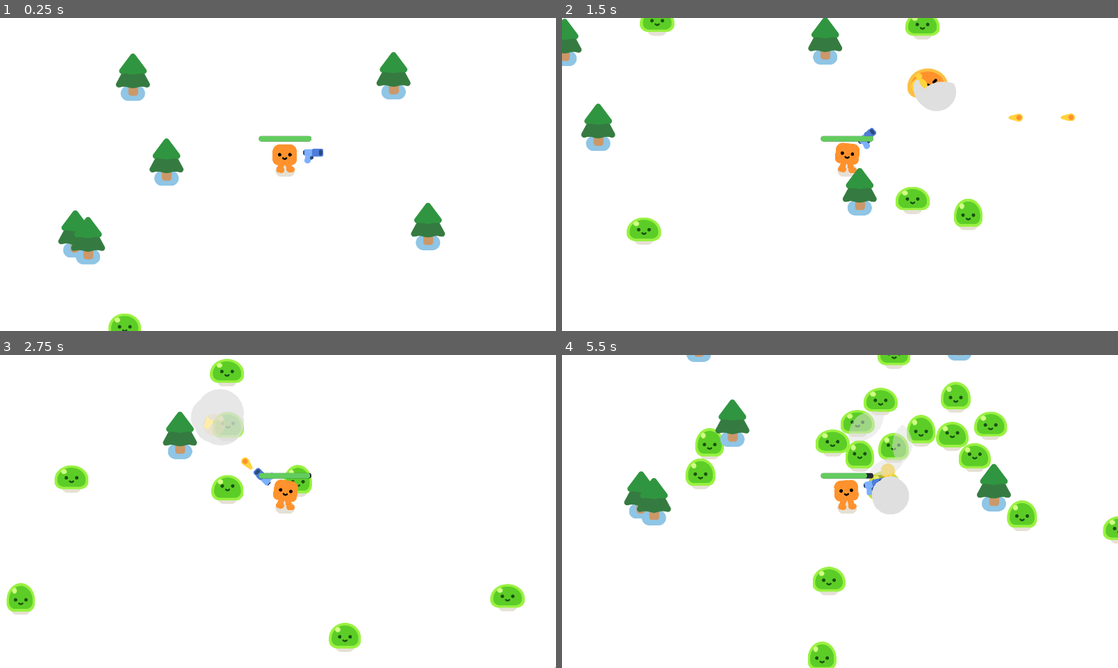
Above: before the commit, frames 1-4 (two rows, left to right).
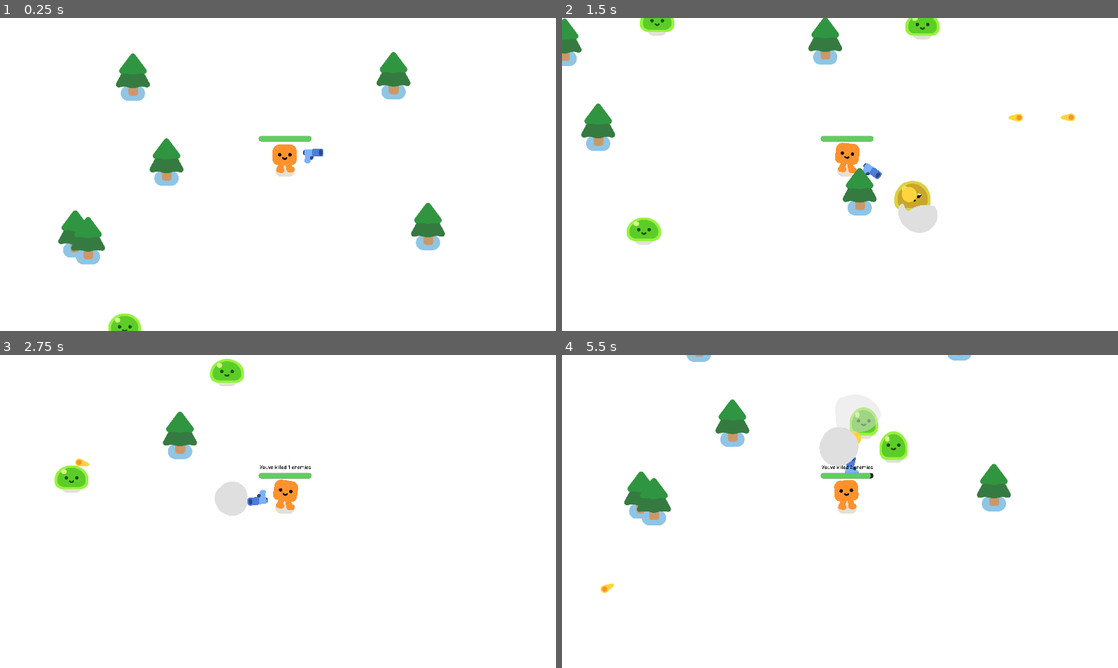
Above: after the commit, the same moments.

Repository: gari199/Godot-SurvivalGame2
Game: Godot game, scene res://scenes/game.tscn
Two runs of this game, one before a commit and one after it. Both use one fixed random seed, a clock stepped at 60 frames per second and the inputs below.
Inputs:
- Up to frame 1 (0.25 s): no input
- Up to frame 2 (1.5 s): hold D (move_right) 0.53-1.28 s; hold S (move_down) from 1.28 s (still down)
- Up to frame 3 (2.75 s): release S (move_down) at 2.03 s; hold D (move_right) from 2.03 s (still down)
- Up to frame 4 (5.5 s): release D (move_right) at 2.78 s; hold W (move_up) 2.78-3.53 s; hold A (move_left) 3.53-5.03 s; hold S (move_down) from 5.03 s (still down)

The runs differ from the first frame. In frame 1, less than 0.1% of the frame differs, in the area x 10-80%, y 10-99%; in frame 2, 2.5%; in frame 3, 3.1%; in frame 4, 7.7%, in the area x 6-100%, y 0-100%.

Commit message:
Juego terminado v2: win screen

Diff:
--- a/project.godot
+++ b/project.godot
@@ -122,4 +122,5 @@
 
 [rendering]
 
+textures/canvas_textures/default_texture_filter=0
 renderer/rendering_method="gl_compatibility"
--- a/scenes/game.gd
+++ b/scenes/game.gd
@@ -22,3 +22,7 @@
 	%GameOverScreen.visible = true
 	#Pausamos!
 	get_tree().paused = true
+
+func _on_player_you_won() -> void:
+	%WinScreen.visible = true
+	get_tree().paused = true
--- a/scenes/game.tscn
+++ b/scenes/game.tscn
@@ -20,45 +20,6 @@
 [node name="ColorRect" type="ColorRect" parent="CanvasLayer"]
 offset_right = 1920.0
 offset_bottom = 1081.0
-
-[node name="Player" parent="." instance=ExtResource("1_fjwbn")]
-position = Vector2(986, 527)
-
-[node name="Camera2D" type="Camera2D" parent="Player"]
-position = Vector2(-25, 13)
-
-[node name="Path2D" type="Path2D" parent="Player"]
-position = Vector2(-986, -527)
-curve = SubResource("Curve2D_658ld")
-
-[node name="PathFollow2D" type="PathFollow2D" parent="Player/Path2D"]
-unique_name_in_owner = true
-position = Vector2(-166, -145)
-rotation = 0.00317603
-
-[node name="PineTrees" type="Node" parent="."]
-
-[node name="PineTree" parent="PineTrees" instance=ExtResource("2_s0kfs")]
-position = Vector2(261, 808)
-
-[node name="PineTree2" parent="PineTrees" instance=ExtResource("2_s0kfs")]
-position = Vector2(305, 831)
-
-[node name="PineTree3" parent="PineTrees" instance=ExtResource("2_s0kfs")]
-position = Vector2(1479, 782)
-
-[node name="PineTree4" parent="PineTrees" instance=ExtResource("2_s0kfs")]
-position = Vector2(460, 267)
-
-[node name="PineTree5" parent="PineTrees" instance=ExtResource("2_s0kfs")]
-position = Vector2(1360, 262)
-
-[node name="PineTree6" parent="PineTrees" instance=ExtResource("2_s0kfs")]
-position = Vector2(576, 560)
-
-[node name="Timer" type="Timer" parent="."]
-wait_time = 0.3
-autostart = true
 
 [node name="GameOverScreen" type="CanvasLayer" parent="."]
 unique_name_in_owner = true
@@ -90,5 +51,65 @@
 theme_override_font_sizes/font_size = 57
 text = "Game Over"
 
+[node name="WinScreen" type="CanvasLayer" parent="."]
+unique_name_in_owner = true
+visible = false
+
+[node name="ColorRect" type="ColorRect" parent="WinScreen"]
+offset_right = 1923.0
+offset_bottom = 1084.0
+color = Color(0.447059, 0.792157, 0.392157, 0.415686)
+
+[node name="Label" type="Label" parent="WinScreen/ColorRect"]
+layout_mode = 0
+offset_left = 729.0
+offset_top = 469.0
+offset_right = 1279.0
+offset_bottom = 566.0
+theme_override_colors/font_color = Color(0.927881, 0.396908, 0.641059, 1)
+theme_override_font_sizes/font_size = 71
+text = "YOU HAVE WON"
+horizontal_alignment = 1
+
+[node name="Player" parent="." instance=ExtResource("1_fjwbn")]
+position = Vector2(986, 527)
+
+[node name="Camera2D" type="Camera2D" parent="Player"]
+position = Vector2(-25, 13)
+
+[node name="Path2D" type="Path2D" parent="Player"]
+position = Vector2(-986, -527)
+curve = SubResource("Curve2D_658ld")
+
+[node name="PathFollow2D" type="PathFollow2D" parent="Player/Path2D"]
+unique_name_in_owner = true
+position = Vector2(-166, -145)
+rotation = 0.00317603
+
+[node name="Timer" type="Timer" parent="."]
+wait_time = 3.0
+autostart = true
+
+[node name="PineTrees" type="Node" parent="."]
+
+[node name="PineTree" parent="PineTrees" instance=ExtResource("2_s0kfs")]
+position = Vector2(261, 808)
+
+[node name="PineTree2" parent="PineTrees" instance=ExtResource("2_s0kfs")]
+position = Vector2(305, 831)
+
+[node name="PineTree3" parent="PineTrees" instance=ExtResource("2_s0kfs")]
+position = Vector2(1479, 782)
+
+[node name="PineTree4" parent="PineTrees" instance=ExtResource("2_s0kfs")]
+position = Vector2(460, 267)
+
+[node name="PineTree5" parent="PineTrees" instance=ExtResource("2_s0kfs")]
+position = Vector2(1360, 262)
+
+[node name="PineTree6" parent="PineTrees" instance=ExtResource("2_s0kfs")]
+position = Vector2(576, 560)
+
 [connection signal="health_depleted" from="Player" to="." method="_on_player_health_depleted"]
+[connection signal="you_won" from="Player" to="." method="_on_player_you_won"]
 [connection signal="timeout" from="Timer" to="." method="_on_timer_timeout"]
--- a/scenes/player.tscn
+++ b/scenes/player.tscn
@@ -61,3 +61,14 @@
 step = 1.0
 value = 100.0
 show_percentage = false
+
+[node name="MonsterScore" type="Label" parent="."]
+unique_name_in_owner = true
+offset_left = -127.0
+offset_top = -152.0
+offset_right = 127.0
+offset_bottom = -128.0
+scale = Vector2(1, 1.03813)
+size_flags_horizontal = 4
+theme_override_colors/font_color = Color(0, 0, 0, 1)
+horizontal_alignment = 1
--- a/scripts/enemy.gd
+++ b/scripts/enemy.gd
@@ -23,6 +23,7 @@
 
 	if health == 0:
 		queue_free()
+		player.add_monster_score()
 
 	const SMOKE_SCENE = preload("res://smoke_explosion/smoke_explosion.tscn")
 	var smoke_explosion = SMOKE_SCENE.instantiate()
--- a/scripts/player.gd
+++ b/scripts/player.gd
@@ -2,9 +2,12 @@
 
 #Senhal custom para game_over
 signal health_depleted
+#Senhal custom para ganar el juego
+signal you_won
 
 #Variables
 var health = 100.0
+var monster_score = 0
 
 #Constantes
 const SPEED = 600.0
@@ -33,3 +36,11 @@
 		%ProgressBar.value = health
 		if health <= 0.0:
 			health_depleted.emit()
+
+#Funcion extra para contar el numero de monstruos matados
+func add_monster_score():
+	if monster_score < 10:
+		monster_score += 1
+		%MonsterScore.text = "Youve killed " + str(monster_score) + " enemies"
+	if monster_score == 5:
+		you_won.emit()
